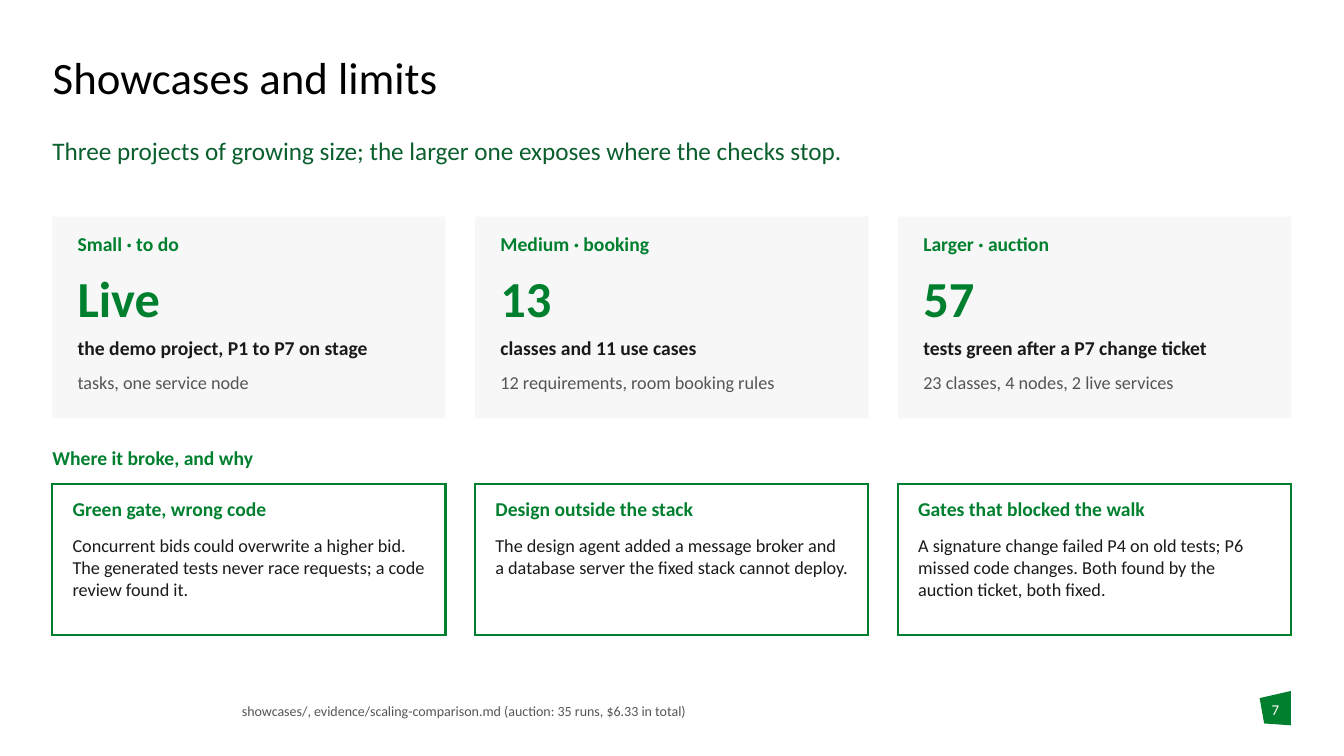
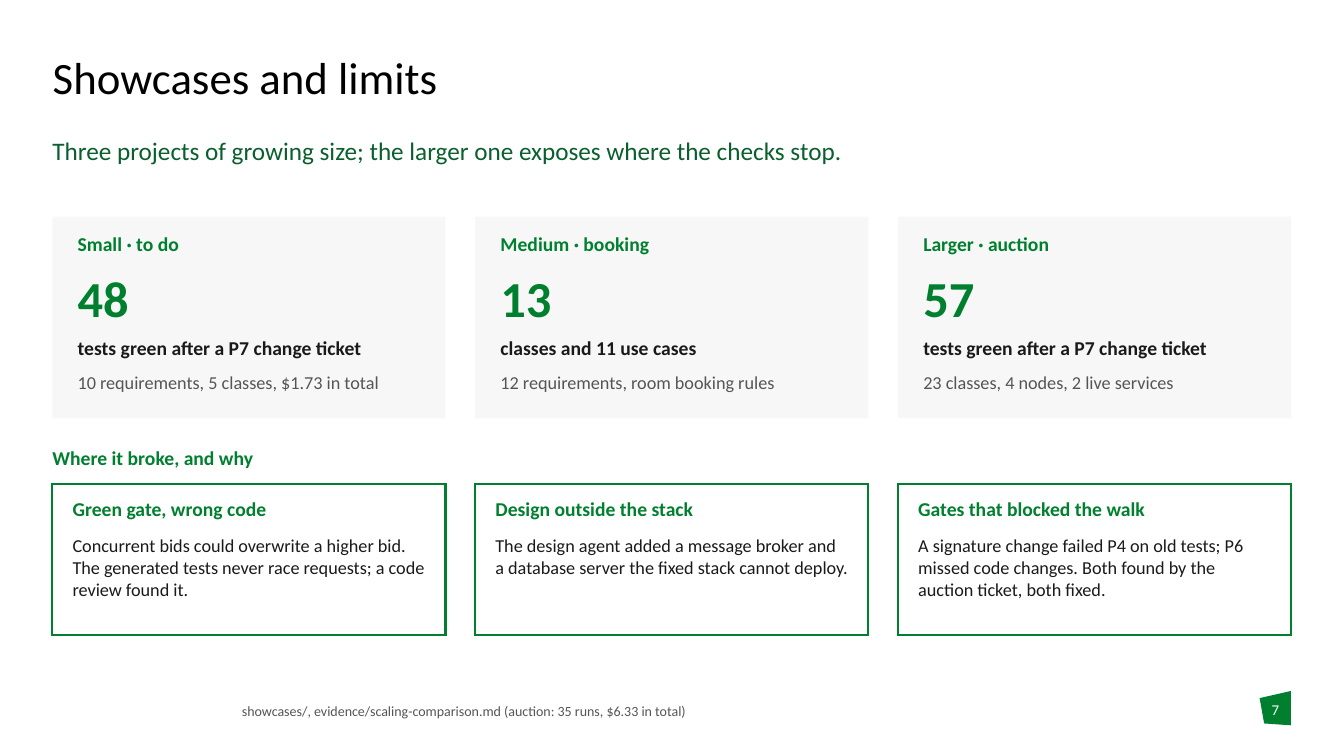
Before and after one commit to Benjam1nP/AISE, a slide deck: slide 7 of presentation/AISE-presentation.pptx. Drawn at 1344x756 pixels with LibreOffice and Linux fonts; fonts in the diff are those of the drawing; background and template pictures are left out. Boxes give left, top, right and bottom in pixels: in the first picture for what was removed or moved away, otherwise in the second. Text is boxed around its words. In the diff, an @@ line names an element or a change of style, - is before the commit and + after.

Commit message:
Deck: to do numbers on the showcases slide (48 tests, 10 requirements, 5 classes, $1.73)

```diff
--- a/presentation/AISE-presentation.pptx
+++ b/presentation/AISE-presentation.pptx
@@ text at bbox=[78, 282, 129, 318]: text changed @@
-Live
+48
@@ text at bbox=[78, 341, 361, 359]: text changed @@
-the demo project, P1 to P7 on stage
+tests green after a P7 change ticket
@@ text at bbox=[78, 376, 378, 392]: text changed @@
-tasks, one service node
+10 requirements, 5 classes, $1.73 in total
```
Also in this commit, not shown: 1 other file.
